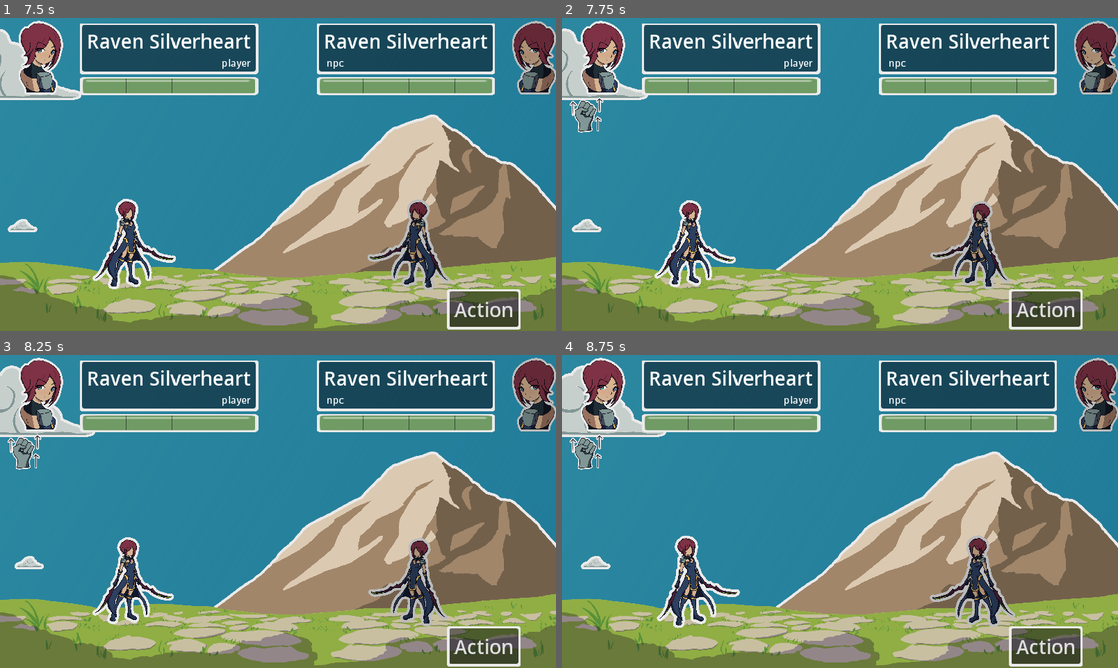
Above: before the commit, frames 1-4 (two rows, left to right).
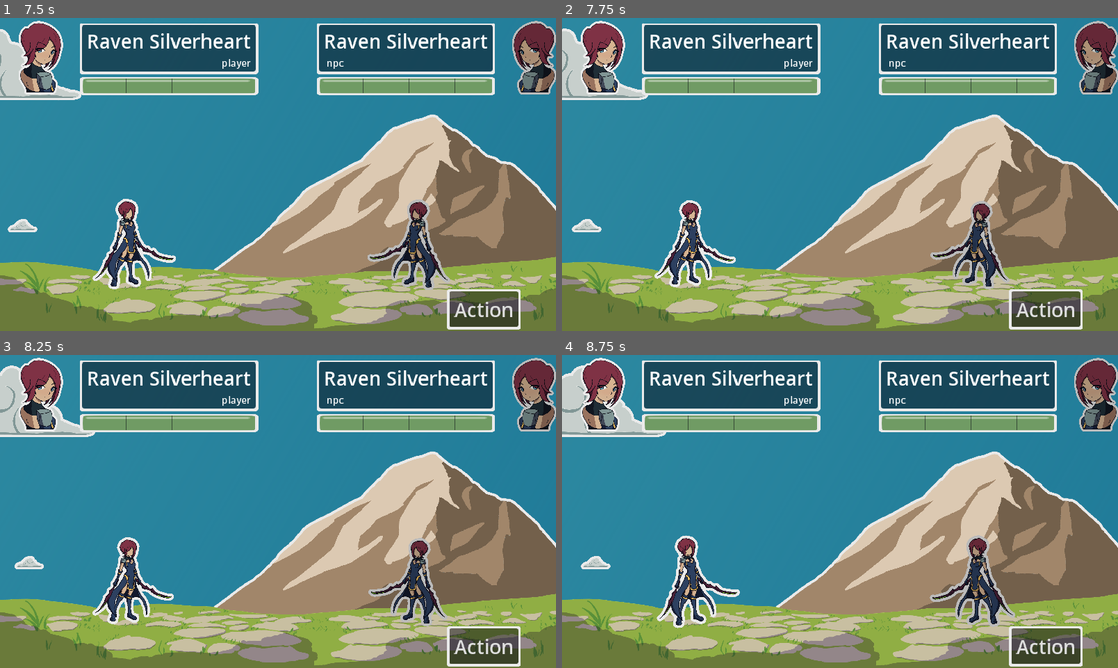
Above: after the commit, the same moments.

Repository: MajorZiploc/sticker_book_moments
Game: Godot game, scene res://scenes/title_scene.tscn
Two runs of this game, one before a commit and one after it. Both use one fixed random seed, a clock stepped at 60 frames per second and the inputs below.
Inputs (mouse positions are in pixels of both pictures, inside the frame that each line leads up to):
- Up to frame 1 (7.5 s): click "Play" at 0.5 s; click "Raven Silverheart" at 1.25 s; click "Raven Silverheart" at 2 s; tap Enter at 2.75, 2.85, 4.35, 5.85, 7.35 s; move the mouse to (400, 158) at 2.77 s; hold D (right) 2.78-3.53 s; click (400, 158) at 2.92 s; move the mouse to (166, 190) at 3.52 s; hold S (down) 3.53-4.28 s; tap F at 3.6, 5.1, 6.6 s; move the mouse to (333, 105) at 4.27 s; hold D (right) 4.28-5.03 s; move the mouse to (250, 237) at 5.02 s; hold W (up) 5.03-5.78 s; click (250, 237) at 5.17 s; move the mouse to (444, 221) at 5.77 s; hold A (left) 5.78-7.28 s; move the mouse to (111, 127) at 6.52 s; move the mouse to (305, 174) at 7.27 s; hold S (down) from 7.28 s (still down); click (305, 174) at 7.42 s
- Up to frame 2 (7.75 s): keep holding S (down)
- Up to frame 3 (8.25 s): move the mouse to (194, 433) at 8.02 s; release S (down) at 8.03 s; hold D (right) from 8.03 s (still down); tap F at 8.1 s
- Up to frame 4 (8.75 s): keep holding D (right)

Frame 1 is identical in both runs. In frame 2, 0.4% of the frame differs, in the area x 1-8%, y 25-37%; in frame 3, 0.4%; in frame 4, 0.4%.

Commit message:
Fix issue where inventory can be used even when its invisible

Diff:
--- a/scenes/battle_scene.gd
+++ b/scenes/battle_scene.gd
@@ -193,7 +193,7 @@
     box.add_child(mod);
     combat_unit.mod_draw.add_child(box);
 
-func update_player_inventory():
+func update_player_inventory(disabled: bool = true):
   for n in player_inventory_grid.get_children():
     player_inventory_grid.remove_child(n);
   # TODO: move inventory items out into AppState.data
@@ -201,6 +201,7 @@
     var panel = PanelContainer.new();
     if i < 6 and player_inventory_item_types.size() > i:
       var button = TextureButton.new();
+      button.disabled = disabled;
       button.button_up.connect(func(): _on_inventory_item_selected(i));
       button.texture_normal = mod_item_metadata[player_inventory_item_types[i]].texture;
       panel.add_child(button);
@@ -533,4 +534,5 @@
         full_round(player, npc);
     BattleSceneHelper.PlayerChoicesMenuPopupItem.INVENTORY:
         player_inventory_ui_root.modulate.a = 1;
+        update_player_inventory(false);
         # TODO: end player turn and perform npc turn
